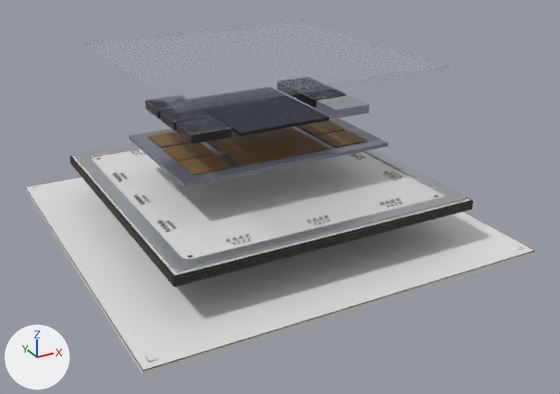
A saved change to the Blender file tools/blender/compute-chip-h100.blend.
The view is the same before and after, from a 50 mm lens placed at (-0.0923, -0.1811, 0.0951), pointed at (0.0026, -0.0085, 0.0088). Every picture has the same lights, and +X, +Y and +Z are marked at lower left. The first picture is the older version.

The older version as bpy lines, for what is in view:
```python
ob_package_stiffener_ring = bpy.data.objects.new('Package stiffener ring', me_package_stiffener_ring_003)
ob_package_stiffener_ring.location = (0.0, 0.0, 0.0)
ob_reference_chip_h100_0000 = bpy.data.objects.new('REFERENCE_chip-h100_0000', me_mesh_0_003)
ob_reference_chip_h100_0000.parent = ob_technical_layout_reference_chip_h100
ob_reference_chip_h100_0000.location = (0.0, 0.0, -0.0008)
ob_reference_chip_h100_0001 = bpy.data.objects.new('REFERENCE_chip-h100_0001', me_mesh_1_003)
ob_reference_chip_h100_0001.parent = ob_technical_layout_reference_chip_h100
ob_reference_chip_h100_0001.location = (0.0, 0.0, 0.0123)
ob_reference_chip_h100_0002 = bpy.data.objects.new('REFERENCE_chip-h100_0002', me_mesh_2_003)
ob_reference_chip_h100_0002.parent = ob_technical_layout_reference_chip_h100
ob_reference_chip_h100_0002.location = (0.0, 0.0, 0.023)
ob_reference_chip_h100_0004 = bpy.data.objects.new('REFERENCE_chip-h100_0004', me_mesh_4_003)
ob_reference_chip_h100_0004.parent = ob_technical_layout_reference_chip_h100
ob_reference_chip_h100_0004.location = (0.0, 0.0, 0.0237)
ob_reference_chip_h100_0011 = bpy.data.objects.new('REFERENCE_chip-h100_0011', me_mesh_11_003)
ob_reference_chip_h100_0011.parent = ob_technical_layout_reference_chip_h100
ob_reference_chip_h100_0011.location = (0.0, 0.0, 0.0)
ob_reference_chip_h100_0014 = bpy.data.objects.new('REFERENCE_chip-h100_0014', me_mesh_14_003)
ob_reference_chip_h100_0014.parent = ob_technical_layout_reference_chip_h100
ob_reference_chip_h100_0014.location = (0.0, 0.0, 0.0)
ob_reference_chip_h100_0015 = bpy.data.objects.new('REFERENCE_chip-h100_0015', me_mesh_15_003)
ob_reference_chip_h100_0015.parent = ob_technical_layout_reference_chip_h100
ob_reference_chip_h100_0015.location = (0.0, 0.0, 0.0)
# also in view: 'REFERENCE_chip-h100_0012' at (0.0, 0.0, 0.0327); 'REFERENCE_chip-h100_0013' at (0.0205, -0.0112, 0.0328); 'REFERENCE_chip-h100_0016' at (0.0, 0.0, 0.0058); 'REFERENCE_chip-h100_0019' at (-0.0001, 0.0001, 0.0126)
```
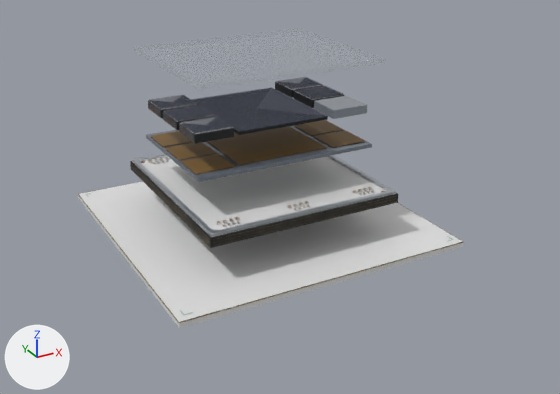
The change, as a diff of the scene's bpy script:
```diff
--- a/tools/blender/compute-chip-h100.blend.py
+++ b/tools/blender/compute-chip-h100.blend.py
@@ me_mesh_0_003 @@
 # used by ob_reference_chip_h100_0000; parent = ob_technical_layout_reference_chip_h100; location = (0.0, 0.0, -0.0008)
-me_mesh_0_003.from_pydata(...)  # 8 vertices, 12 faces; spans x -0.054..0.054, y -0.054..0.054, z -0.0008..0.0008
+me_mesh_0_003.from_pydata(...)  # 8 vertices, 12 faces; spans x -0.041..0.041, y -0.041..0.041, z -0.0008..0.0008
+# me_mesh_0_003 part 1: the whole mesh is scaled about its middle by (0.759, 0.759, 1)
 me_mesh_0_003.materials.append(mat_host_board_solder_mask_003)
@@ me_mesh_1_003 @@
 # used by ob_reference_chip_h100_0001; parent = ob_technical_layout_reference_chip_h100; location = (0.0, 0.0, 0.0123)
-me_mesh_1_003.from_pydata(...)  # 8 vertices, 12 faces; spans x -0.0415..0.0415, y -0.0415..0.0415, z 0.0
+me_mesh_1_003.from_pydata(...)  # 8 vertices, 12 faces; spans x -0.027..0.027, y -0.0285..0.0285, z 0.0
+# me_mesh_1_003 part 2: the whole mesh is scaled about its middle by (0.651, 0.687, 1)
 me_mesh_1_003.materials.append(mat_substrate_solder_mask_003)
@@ me_mesh_2_003 @@
 # used by ob_reference_chip_h100_0002; parent = ob_technical_layout_reference_chip_h100; location = (0.0, 0.0, 0.023)
-me_mesh_2_003.from_pydata(...)  # 8 vertices, 12 faces; spans x -0.03..0.03, y -0.02..0.02, z -0.0005..0.0005
+me_mesh_2_003.from_pydata(...)  # 8 vertices, 12 faces; spans x -0.0256..0.0256, y -0.0185..0.0185, z -0.0005..0.0005
+# me_mesh_2_003 part 3: the whole mesh is scaled about its middle by (0.853, 0.925, 1)
 me_mesh_2_003.materials.append(mat_cowos_s_silicon_interposer)
@@ me_mesh_11_003 @@
 # used by ob_reference_chip_h100_0011; parent = ob_technical_layout_reference_chip_h100; location = (0.0, 0.0, 0.0)
-me_mesh_11_003.from_pydata(...)  # 8 vertices, 12 faces; spans x -0.042..0.042, y -0.042..0.042, z 0.0098..0.0122
+me_mesh_11_003.from_pydata(...)  # 8 vertices, 12 faces; spans x -0.0275..0.0275, y -0.029..0.029, z 0.0098..0.0122
+# me_mesh_11_003 part 4: the whole mesh is scaled about its middle by (0.655, 0.69, 1)
 me_mesh_11_003.materials.append(mat_physical_11)
@@ me_mesh_14_003 @@
 # used by ob_reference_chip_h100_0014; parent = ob_technical_layout_reference_chip_h100; location = (0.0, 0.0, 0.0)
-me_mesh_14_003.from_pydata(...)  # 48 vertices, 72 faces; spans x -0.0256..0.0256, y -0.0165..0.0165, z 0.0324..0.0342
+me_mesh_14_003.from_pydata(...)  # 48 vertices, 72 faces; spans x -0.0249..0.0249, y -0.016..0.016, z 0.0324..0.0342
+# me_mesh_14_003 part 5: the loose piece of 8 vertices spanning x -0.0256..-0.0154, y 0.0064..0.016, z 0.034..0.0342 is moved by (0.0007, 0.0, 0.0)
+# me_mesh_14_003 part 6: the loose piece of 8 vertices spanning x -0.0256..-0.0154, y -0.0048..0.0048, z 0.034..0.0342 is moved by (0.0007, 0.0, 0.0)
+# me_mesh_14_003 part 7: the loose piece of 8 vertices spanning x -0.0256..-0.0154, y -0.016..-0.0064, z 0.034..0.0342 is moved by (0.0007, 0.0, 0.0)
+# other edits to the shape of me_mesh_14_003 do not show in these pictures
 me_mesh_14_003.materials.append(mat_thermal_interface_sheet_003)
@@ me_mesh_15_003 @@
 # used by ob_reference_chip_h100_0015; parent = ob_technical_layout_reference_chip_h100; location = (0.0, 0.0, 0.0)
-me_mesh_15_003.from_pydata(...)  # 8 vertices, 12 faces; spans x -0.036..0.036, y -0.035..0.035, z 0.0463..0.0477
+me_mesh_15_003.from_pydata(...)  # 8 vertices, 12 faces; spans x -0.026..0.026, y -0.022..0.022, z 0.0463..0.0477
+# me_mesh_15_003 part 8: the whole mesh is scaled about its middle by (0.722, 0.629, 1)
 me_mesh_15_003.materials.append(mat_heat_sink_contact_base__translucent)
@@ me_package_stiffener_ring_003 @@
-me_package_stiffener_ring_003.from_pydata(...)  # 112 vertices, 112 faces; spans x -0.041..0.041, y -0.041..0.041, z 0.0124..0.0131
+me_package_stiffener_ring_003.from_pydata(...)  # 112 vertices, 112 faces; spans x -0.027..0.027, y -0.0285..0.0285, z 0.0124..0.0131
+# me_package_stiffener_ring_003 part 9: 112 of 112 vertices moved; they spanned x -0.041..0.041, y -0.041..0.041, z 0.0124..0.0131 and now span x -0.027..0.027, y -0.0285..0.0285, z 0.0124..0.0131; mean shift (0.0, 0.0, 0.0)
 me_package_stiffener_ring_003.materials.append(mat_nickel_plated_steel_stiffener_003)
```

Pixel boxes [x1, y1, x2, y2] of what changed, in the pictures (560 x 394 px; the box of a moved part takes in the faces that stretch with it):
'REFERENCE_chip-h100_0000', rescaled (24% narrower, 26% shorter): before [26, 177, 534, 376]; after [78, 182, 463, 328]
'REFERENCE_chip-h100_0001', rescaled (34% narrower, 35% shorter): before [72, 149, 470, 275]; after [132, 156, 396, 237]
'REFERENCE_chip-h100_0015', rescaled (31% narrower, 33% shorter): before [84, 18, 449, 112]; after [134, 28, 386, 91]
'Package stiffener ring', reshaped (33% narrower, 36% shorter): before [74, 144, 466, 272]; after [133, 154, 394, 236]
'REFERENCE_chip-h100_0011', rescaled (33% narrower, 34% shorter): before [70, 155, 473, 287]; after [130, 161, 398, 248]
'REFERENCE_chip-h100_0014', reshaped: before [146, 88, 346, 134]; after [149, 77, 343, 134]
'REFERENCE_chip-h100_0002', rescaled: before [129, 106, 388, 187]; after [146, 120, 372, 182]
part 5 of me_mesh_14_003, moved or reshaped: before [146, 98, 172, 110]; after [149, 95, 197, 109]
part 6 of me_mesh_14_003, moved or reshaped: before [161, 109, 212, 121]; after [163, 105, 214, 121]
part 7 of me_mesh_14_003, moved or reshaped: before [177, 117, 231, 134]; after [180, 116, 233, 134]
